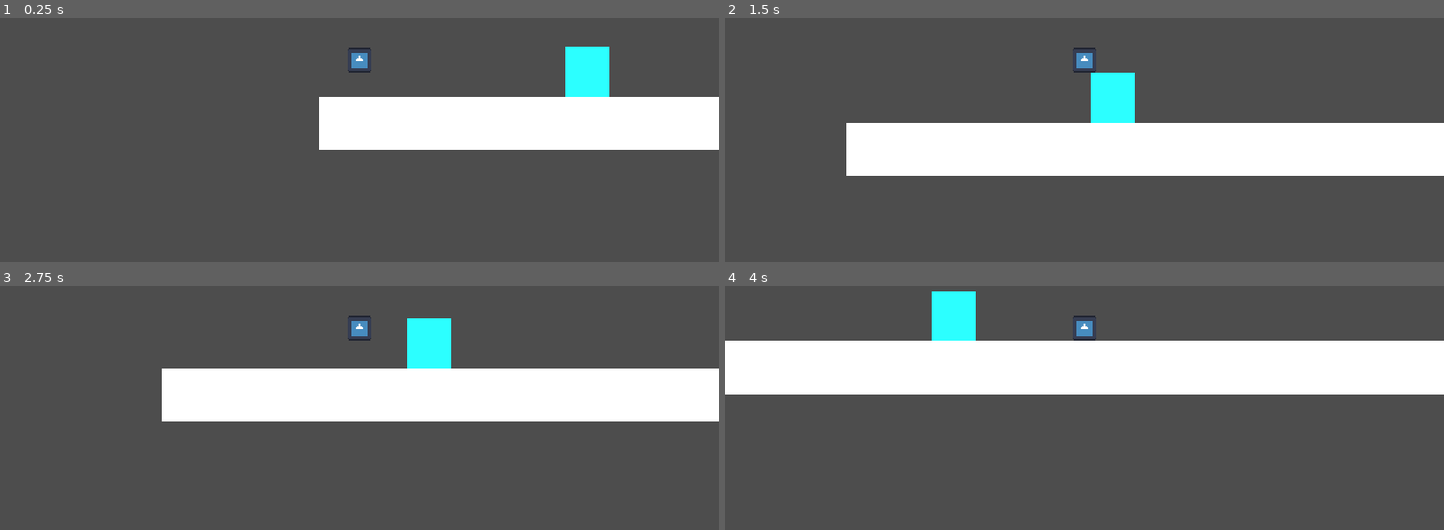
Above: before the commit, frames 1-4 (two rows, left to right).
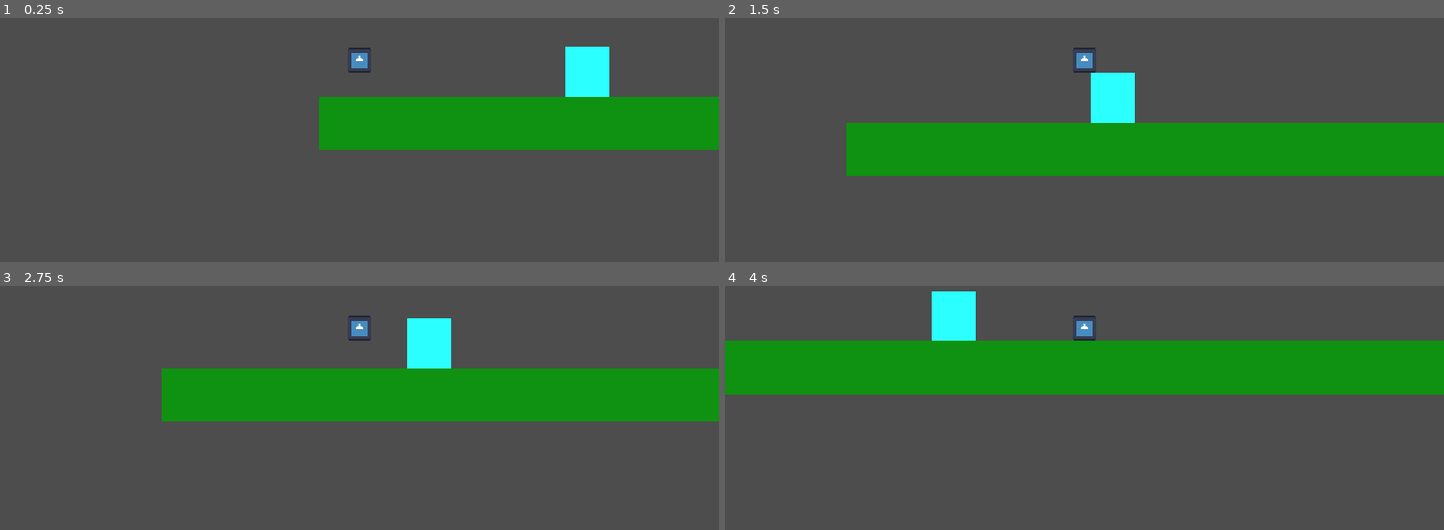
Above: after the commit, the same moments.

Repository: wazuwazu55/Game-Jam-week-two
Game: Godot game, scene res://node_2d.tscn
The game is run twice, just before and just after one commit, with the same random seed, the same clock (stepped at 60 frames per second) and the same inputs. The engine's default icon, where the game draws it, is replaced by a stand-in: a white triangle on a blue panel in a dark square.
Inputs:
- Up to frame 1 (0.25 s): no input
- Up to frame 2 (1.5 s): hold D (right) from 0.53 s (still down); tap Shift (sprint) at 0.6, 1.35 s; tap Space (jump) at 0.77 s
- Up to frame 3 (2.75 s): tap Space (jump) at 1.52 s; release D (right) at 2.03 s; hold A (left) from 2.03 s (still down); tap Shift (sprint) at 2.1 s
- Up to frame 4 (4 s): release A (left) at 2.78 s; hold D (right) from 2.78 s (still down); tap Shift (sprint) at 2.85, 3.6 s; tap Space (jump) at 3.02, 3.77 s

The runs differ from the first frame. In frame 1, 12% of the frame differs, in the area x 44-100%, y 32-55%; in frame 2, 18%; in frame 3, 17%; in frame 4, 22%, in the area x 0-100%, y 22-45%.

Commit message:
color change

Diff:
--- a/gamejamweek2/node_2d.tscn
+++ b/gamejamweek2/node_2d.tscn
@@ -2,10 +2,6 @@
 
 [ext_resource type="Script" uid="uid://d08pq3ydqsnde" path="res://Player_Movement.gd" id="1_0e48y"]
 [ext_resource type="Texture2D" uid="uid://ciltmq43oju3i" path="res://icon.svg" id="2_epypp"]
-
-[sub_resource type="RectangleShape2D" id="RectangleShape2D_5qk0w"]
-
-[sub_resource type="QuadMesh" id="QuadMesh_5qk0w"]
 
 [sub_resource type="RectangleShape2D" id="RectangleShape2D_4fad1"]
 
@@ -15,6 +11,10 @@
 
 [sub_resource type="QuadMesh" id="QuadMesh_vyfme"]
 
+[sub_resource type="RectangleShape2D" id="RectangleShape2D_5qk0w"]
+
+[sub_resource type="QuadMesh" id="QuadMesh_5qk0w"]
+
 [node name="Main" type="Node2D" unique_id=1018373217]
 
 [node name="Main Screen" type="Node2D" parent="." unique_id=1351352914]
@@ -22,19 +22,6 @@
 [node name="Pause Menu" type="Node2D" parent="." unique_id=1563683831]
 
 [node name="Game" type="Node2D" parent="." unique_id=598611194]
-
-[node name="StaticBody2D2" type="StaticBody2D" parent="Game" unique_id=359765278]
-position = Vector2(351, 279)
-scale = Vector2(1.8294992, 2.1012697)
-
-[node name="CollisionShape2D" type="CollisionShape2D" parent="Game/StaticBody2D2" unique_id=1731140338]
-shape = SubResource("RectangleShape2D_5qk0w")
-
-[node name="MeshInstance2D" type="MeshInstance2D" parent="Game/StaticBody2D2/CollisionShape2D" unique_id=1810791749]
-modulate = Color(0.41568628, 1, 1, 1)
-self_modulate = Color(0.41568628, 1, 1, 1)
-scale = Vector2(20.110569, 19.883167)
-mesh = SubResource("QuadMesh_5qk0w")
 
 [node name="Floor" type="StaticBody2D" parent="Game" unique_id=796051167]
 position = Vector2(2108, 627)
@@ -45,6 +32,8 @@
 shape = SubResource("RectangleShape2D_4fad1")
 
 [node name="MeshInstance2D" type="MeshInstance2D" parent="Game/Floor/CollisionShape2D" unique_id=897143619]
+modulate = Color(0.24705882, 0.75686276, 0.2627451, 1)
+self_modulate = Color(0.24705882, 0.75686276, 0.2627451, 1)
 scale = Vector2(19.998732, -19.595848)
 mesh = SubResource("QuadMesh_orrq1")
 
@@ -78,3 +67,16 @@
 self_modulate = Color(0.41568628, 1, 1, 1)
 scale = Vector2(20.110569, 19.883167)
 mesh = SubResource("QuadMesh_5qk0w")
+
+[node name="StaticBody2D2" type="StaticBody2D" parent="Game" unique_id=359765278]
+position = Vector2(351, 279)
+scale = Vector2(1.8294992, 2.1012697)
+
+[node name="CollisionShape2D" type="CollisionShape2D" parent="Game/StaticBody2D2" unique_id=1731140338]
+shape = SubResource("RectangleShape2D_5qk0w")
+
+[node name="MeshInstance2D" type="MeshInstance2D" parent="Game/StaticBody2D2/CollisionShape2D" unique_id=1810791749]
+modulate = Color(0.41568628, 1, 1, 1)
+self_modulate = Color(0.41568628, 1, 1, 1)
+scale = Vector2(20.110569, 19.883167)
+mesh = SubResource("QuadMesh_5qk0w")
